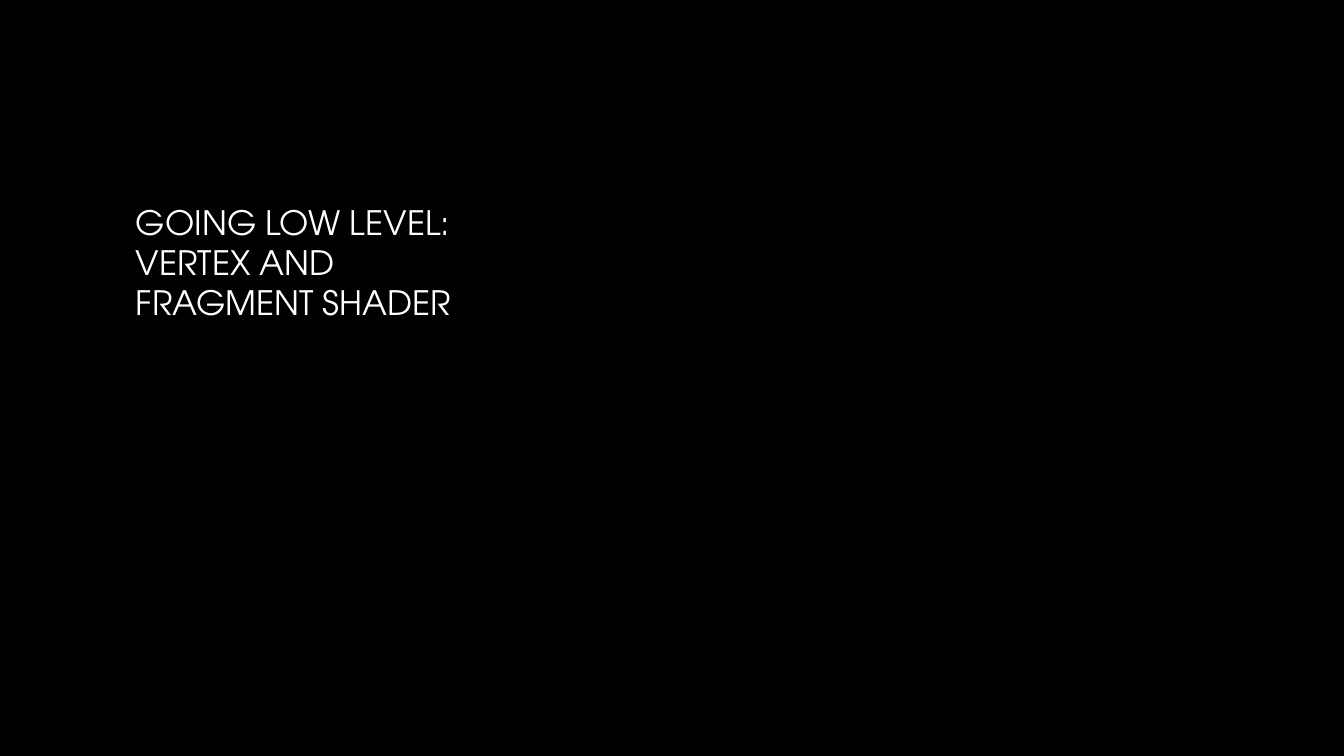
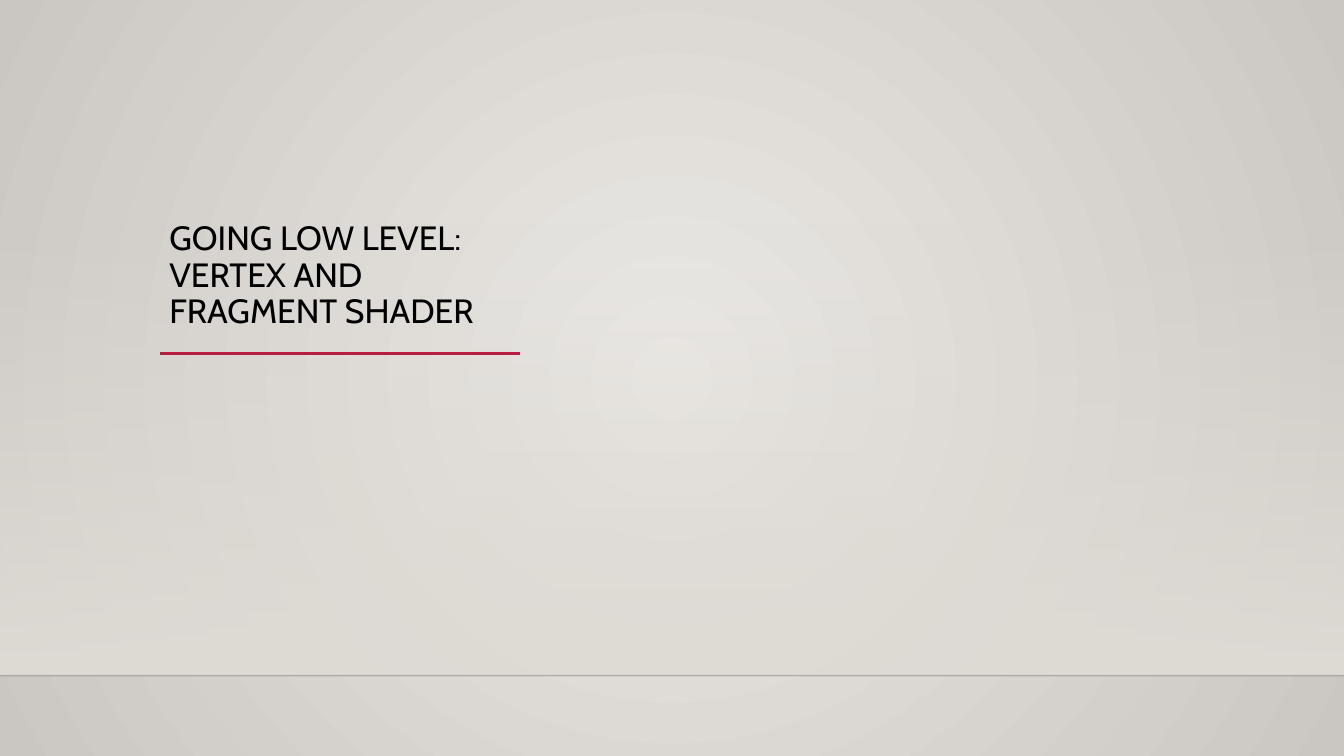
Before and after one commit to mariannabudnikova/shader_intro, a slide deck: slide 15 of ShaderIntro.pptm (slide 11 before the commit). Drawn at 1344x756 pixels with LibreOffice and Linux fonts; fonts in the diff are those of the drawing; background and template pictures are left out. Boxes give left, top, right and bottom in pixels: in the first picture for what was removed or moved away, otherwise in the second. Text is boxed around its words. In the diff, an @@ line names an element or a change of style, - is before the commit and + after.

```diff
--- a/ShaderIntro.pptm
+++ b/ShaderIntro.pptm
@@ background picture (left out) to gradient #ECEAE7 to #CAC7C1 @@
@@ title "GOING LOW LEVEL: VERTEX AND ...": place and size @@
-title "GOING LOW LEVEL: VERTEX AND ..." at (136, 209, 451, 316)
+title "GOING LOW LEVEL: VERTEX AND ..." at (169, 226, 474, 324)
@@ title "GOING LOW LEVEL: VERTEX AND ..." at (169, 226, 474, 324): font TeX Gyre Adventor to Cabin, text colour gradient #FFFFFF to #A6A6A6 to #000000; line spacing 1 to 0.9 @@
@@ rectangle added at (0, 223, 1344, 676), fill gradient #DFDBD5 @@
@@ line added from (159, 354) to (520, 354), #B71E42 2.5 pt @@
@@ line added from (0, 676) to (1344, 676), #000001 1 pt @@
```
Also in this commit, not shown: 9 other slides changed, 6 slides added, 4 slides removed.
